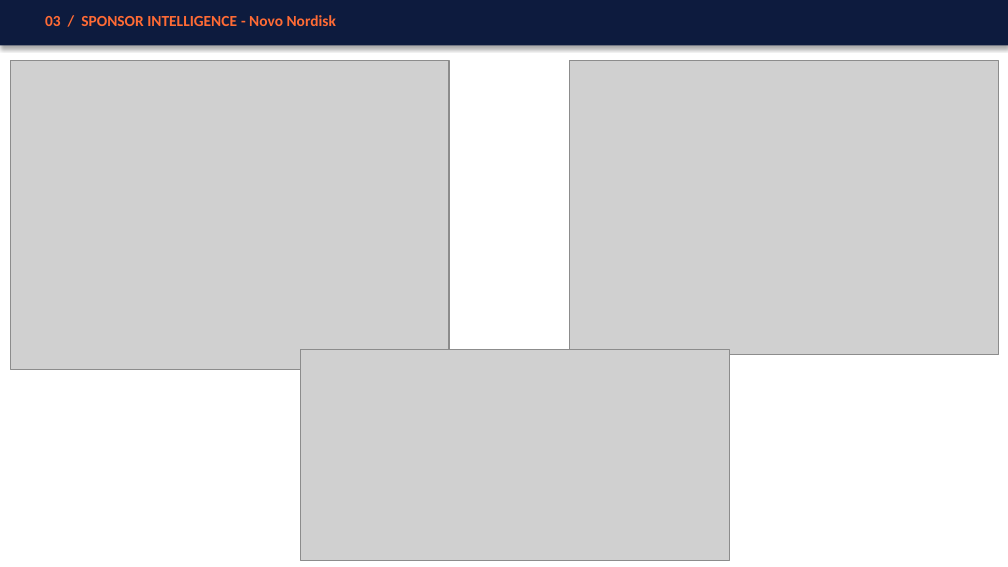
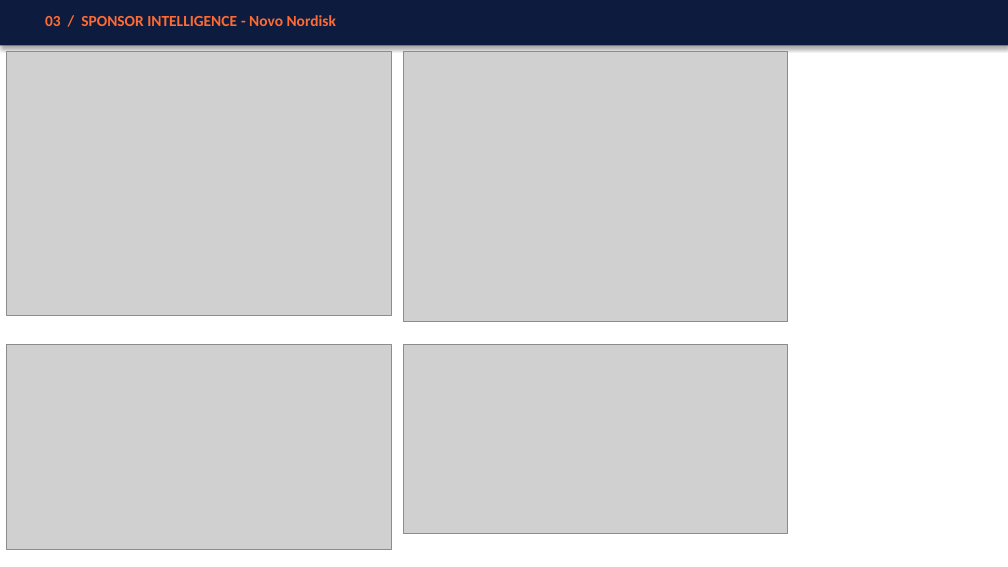
Before and after one commit to SHASANKsp/ClinicalTrails_application, a slide deck: slide 12 of ClinicalTrials_KG_LinkedIn_v2.pptx (slide 14 before the commit). Drawn at 1008x567 pixels with LibreOffice and Linux fonts; fonts in the diff are those of the drawing; grey boxes stand for pictures. Boxes give left, top, right and bottom in pixels: in the first picture for what was removed or moved away, otherwise in the second. Text is boxed around its words. In the diff, an @@ line names an element or a change of style, - is before the commit and + after.

```diff
--- a/ClinicalTrials_KG_LinkedIn_v2.pptx
+++ b/ClinicalTrials_KG_LinkedIn_v2.pptx
@@ picture: place and size @@
-picture at [570,60,998,355]
+picture at [7,51,392,316]
@@ picture: place and size @@
-picture at [10,60,449,369]
+picture at [403,51,788,322]
@@ picture added at [7,344,392,549] @@
@@ picture: place and size @@
-picture at [300,350,729,561]
+picture at [403,344,788,533]
```
Also in this commit, not shown: 10 other slides changed, 1 slide added, 6 slides removed, 3 other files.
